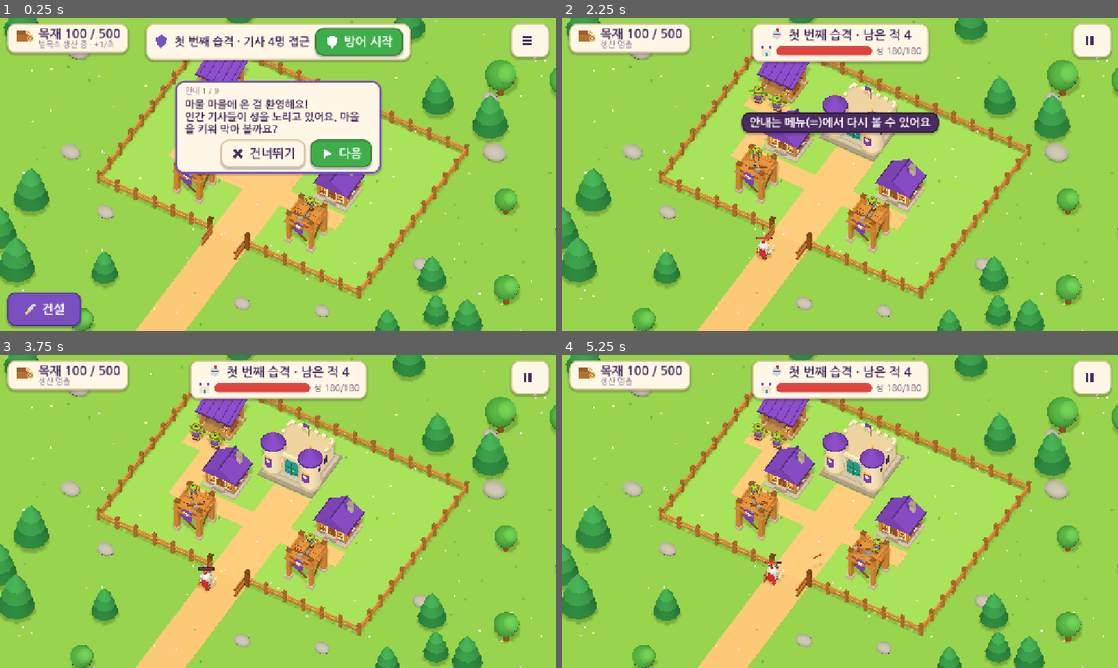
Above: before the commit, frames 1-4 (two rows, left to right).
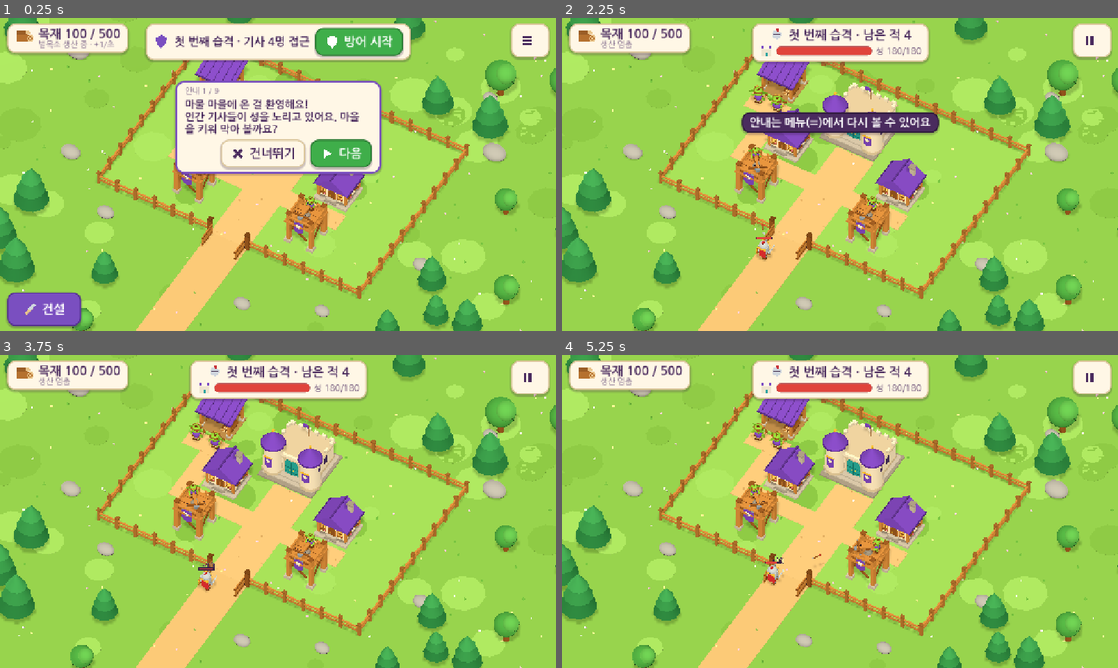
Above: after the commit, the same moments.

Repository: kyusang4657/little-monster-village
Game: Godot game, scene res://scenes/main.tscn
Two runs of this game, one before a commit and one after it. Both use one fixed random seed, a clock stepped at 60 frames per second and the inputs below.
Inputs (mouse positions are in pixels of both pictures, inside the frame that each line leads up to):
- Up to frame 1 (0.25 s): no input
- Up to frame 2 (2.25 s): click (923, 43) at 0.52 s; click (1090, 39) at 1.25 s; click (840, 221) at 2.02 s
- Up to frame 3 (3.75 s): click (528, 376) at 2.75 s; click (278, 558) at 3.52 s
- Up to frame 4 (5.25 s): click (1090, 376) at 4.25 s; click (840, 558) at 5.02 s

The runs differ from the first frame. In frame 1, 0.3% of the frame differs, in the area x 0-100%, y 0-97%; in frame 2, 0.9%; in frame 3, 1.0%; in frame 4, 1.0%.

Commit message:
외형 다듬기와 CREDITS
- 통일된 로우폴리 규칙(공통 테두리 두께, 단색 팔레트)으로 성·주택·벌목소·방어탑 디테일 보강
- 기사 갑옷 색 조정·투구 눈구멍, 피해 숫자 위치, 잔디 결·길 자갈 장식
- CREDITS.md: 폰트(OFL), 직접 합성한 사운드(CC0), 직접 만든 모델, AI 참고 이미지 미사용 명시

Co-Authored-By: Claude Opus 5.5 <noreply@anthropic.com>
Claude-Session: https://claude.ai/code/session_018KLY14EwvE8xar9qznKC7e

Diff:
--- a/scripts/debug/shot_driver.gd
+++ b/scripts/debug/shot_driver.gd
@@ -18,6 +18,8 @@
 			_decor()
 		"tutorial":
 			_tutorial()
+		"closeup":
+			_closeup()
 		_:
 			_sequence()
 
@@ -310,3 +312,27 @@
 	await _wait(4)
 	await _shot("51-menu-audio")
 	_finish_log()
+
+
+func _focus(logical: Vector2, size: float) -> void:
+	main.world.cam_target = WorldView.W(logical.x, 0, logical.y)
+	main.world.cam_size = size
+	main.world._apply_camera()
+	await _wait(3)
+
+
+func _closeup() -> void:
+	await _wait(20)
+	await _focus(Vector2(6.5, 6.5), 6.0)
+	await _shot("60-close-castle-houses")
+	await _focus(Vector2(3.0, 6.5), 4.0)
+	await _shot("61-close-lumber-workers")
+	main._start_raid()
+	await _fast_battle(13.0)
+	await _focus(Vector2(6.5, 3.5), 3.5)
+	for i in 6:
+		await _wait(1)
+	await _shot("62-close-knights")
+	await _focus(Vector2(4.0, 2.0), 3.5)
+	await _shot("63-close-tower")
+	_finish_log()
--- a/scripts/world/models.gd
+++ b/scripts/world/models.gd
@@ -26,8 +26,8 @@
 const BOOT := Color("7a4a26")
 const HAIR := Color("6b3f1f")
 const BRASS := Color("c9a24a")
-const SILVER := Color("cfd6de")
-const SILVER_DARK := Color("98a3ae")
+const SILVER := Color("b9c3cd")
+const SILVER_DARK := Color("8a95a1")
 const RED := Color("c8343a")
 const SKIN := Color("f2c9a0")
 const BLACK := Color("2b2233")
@@ -489,9 +489,12 @@
 	h.sphere(0.23, Vector3(0, 0.25, 0.02), SILVER, Vector3(1, 0.85, 1))
 	h.box(Vector3(0.36, 0.05, 0.05), Vector3(0, 0.27, -0.19), GOLD)
 	h.box(Vector3(0.05, 0.12, 0.05), Vector3(0, 0.33, -0.2), SILVER_DARK)
+	# 투구 눈구멍(어두운 띠)과 볼가리개 테두리
+	h.box(Vector3(0.3, 0.04, 0.03), Vector3(0, 0.21, -0.215), BLACK)
+	h.box(Vector3(0.44, 0.04, 0.42), Vector3(0, 0.12, 0.03), GOLD)
 	h.box(Vector3(0.04, 0.2, 0.3), Vector3(0.21, 0.13, 0.03), SILVER)
 	h.box(Vector3(0.04, 0.2, 0.3), Vector3(-0.21, 0.13, 0.03), SILVER)
-	h.sphere(0.1, Vector3(0.0, 0.5, 0.06), RED, Vector3(0.6, 1.0, 1.5), Vector3(-30, 0, 0))
+	h.sphere(0.085, Vector3(0.0, 0.47, 0.08), RED, Vector3(0.55, 0.9, 1.4), Vector3(-30, 0, 0))
 	head.add_child(h.instance("HeadMesh"))
 	r.add_child(head)
 
--- a/scripts/world/world_view.gd
+++ b/scripts/world/world_view.gd
@@ -218,6 +218,21 @@
 		var rw := float(r.w)
 		var rd := float(r.d)
 		g.box(Vector3(rw, 0.02, rd), W(float(r.x) + rw * 0.5, 0.014, float(r.z) + rd * 0.5), Color("dcbb7f"))
+	# 잔디 결: 조금 짙거나 옅은 납작한 풀밭 조각(장식, 비충돌)
+	var rng := RandomNumberGenerator.new()
+	rng.seed = 7
+	for i in 70:
+		var p := Vector2(rng.randf_range(-8.0, w + 8.0), rng.randf_range(-8.0, d + 7.0))
+		var r := rng.randf_range(0.35, 1.1)
+		var c := Color("7fb84c") if i % 2 == 0 else Color("9ad366")
+		g.cyl(r, r, 0.012, W(p.x, 0.006, p.y), c, Vector3.ZERO, 10)
+	# 길 가장자리 자갈
+	for rr in GameConfig.layout().cosmetic_path_rects:
+		for i in int(rr.w) * int(rr.d):
+			var px := float(rr.x) + rng.randf_range(0.0, float(rr.w))
+			var pz := float(rr.z) + rng.randf_range(0.0, float(rr.d))
+			if rng.randf() < 0.5:
+				g.sphere(rng.randf_range(0.04, 0.07), W(px, 0.02, pz), Color("c9a46a"), Vector3(1.2, 0.5, 1.0))
 	var mi := g.instance("Ground")
 	mi.cast_shadow = GeometryInstance3D.SHADOW_CASTING_SETTING_OFF
 	add_child(mi)
@@ -599,7 +614,7 @@
 				Sound.play("hit", -4.0, randf_range(0.9, 1.1))
 				if _knight_nodes.has(e.knight):
 					_knight_nodes[e.knight].flash = 0.12
-				_floater("-%d" % int(e.damage), _knight_pos(sim, e.knight) + Vector3(0, 1.2, 0), Color("fff1a8"))
+				_floater("-%d" % int(e.damage), _knight_pos(sim, e.knight) + Vector3(0.25, 1.65, 0), Color("fff1a8"))
 			"kill":
 				Sound.play("knight_down", -2.0)
 				if _knight_nodes.has(e.knight):
Not shown, added: CREDITS.md
